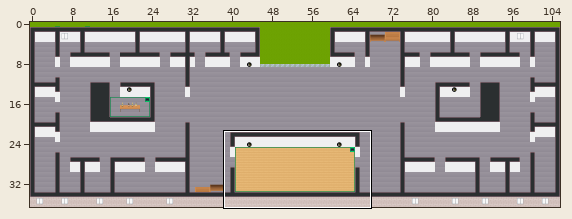
One commit to this Tiled map (JSON): map.tmj. The picture above shows the old version from afar; the outline marks the close-up.
Close-up. As it was:
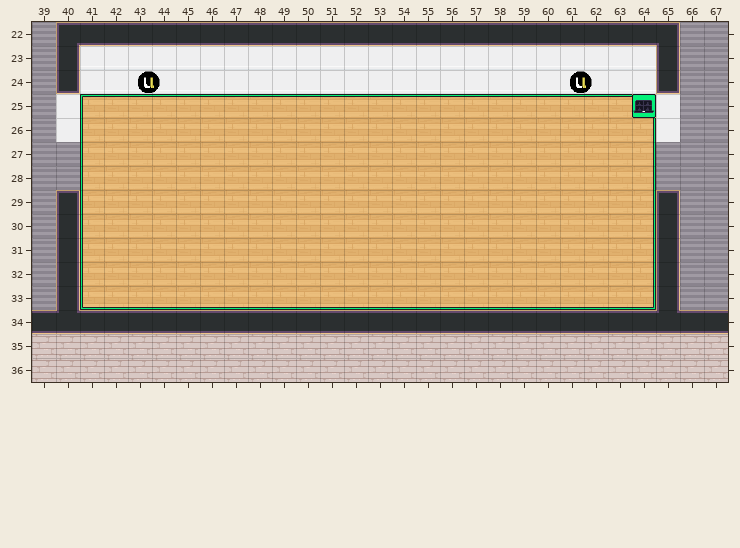
Cells are 32x32 px. Shown: x 39..67, y 22..36. The commit also changed other parts of the map, which this record leaves out.
The same view after the edit:
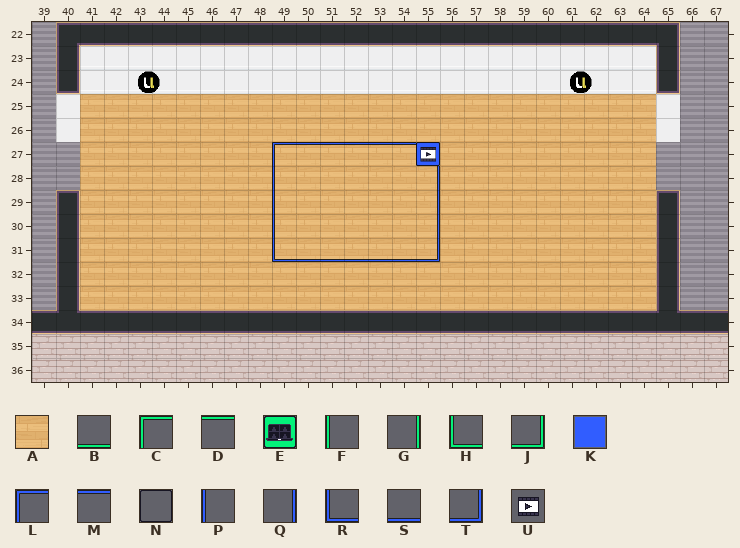
Key: from "Chunk 1": A 5, B 6, C 7, D 8, E 9, F 10, G 11, H 12, J 13, K 22, L 31, M 32, N 33, P 34, Q 35, R 36, S 37, T 38, U 91.
_ is an empty cell.
The exact change:
Layer "floor/floor1":
y 27: x 55 A -> K
Layer "floor/floor2":
y 25: x 41..64 CDDDDDDDDDDDDDDDDDDDDDDE -> ________________________
y 26: x 41 F -> _; x 64 G -> _
y 27: x 41 F -> _; x 49..55 _______ -> LMMMMMN; x 64 G -> _
y 28..30: x 41 F -> _; x 49 _ -> P; x 55 _ -> Q; x 64 G -> _
y 31: x 41 F -> _; x 49..55 _______ -> RSSSSST; x 64 G -> _
y 32: x 41 F -> _; x 64 G -> _
y 33: x 41..64 HBBBBBBBBBBBBBBBBBBBBBBJ -> ________________________
Layer "walls/walls1":
y 27: x 55 _ -> U
